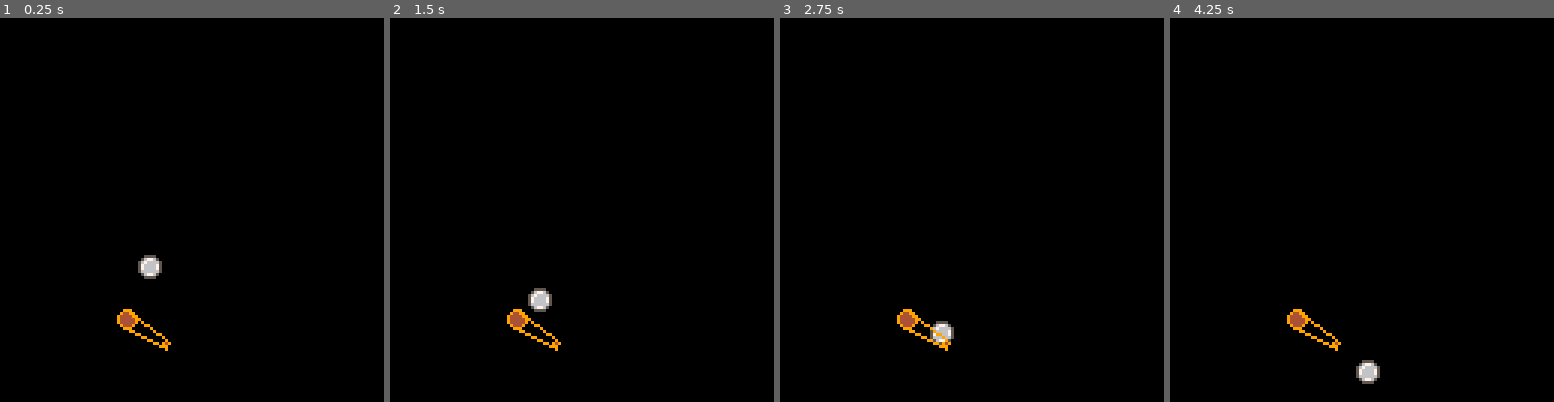
Above: before the commit, frames 1-4 (left to right).
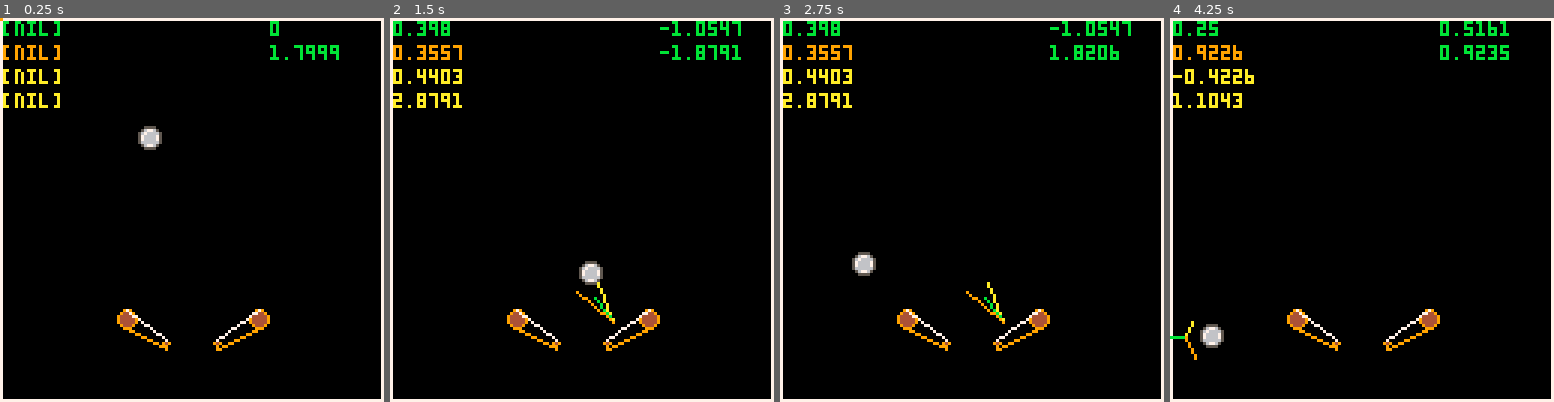
Above: after the commit, the same moments.

Repository: lkingsford/pico8-projects
Game: PICO-8 cartridge pinball1.p8
Same seed, same stepped clock (60 frames per second), same inputs: the game is played once before the commit and once after it.
Inputs:
- Up to frame 1 (0.25 s): no input
- Up to frame 2 (1.5 s): tap X (X key) at 0.33, 1.07 s; tap O (Z key) at 0.7 s
- Up to frame 3 (2.75 s): hold Right 1.6-2.1 s; tap O (Z key) at 1.7, 2.1, 2.5 s; tap X (X key) at 1.85 s; hold Up 2.15-2.42 s; hold Right from 2.47 s (still down)
- Up to frame 4 (4.25 s): tap O (Z key) every 0.4 s from 2.9 to 4.1 s; tap X (X key) at 2.97, 4.08 s; release Right at 3.03 s; hold Left 3.08-3.58 s; hold Down 3.63-3.97 s; hold Right from 4.02 s (still down)

The runs differ from the first frame. In frame 1, 5.6% of the frame differs, in the area x 0-100%, y 0-100%; in frame 2, 6.3%; in frame 3, 6.2%; in frame 4, 6.2%.

Commit message:
Partly working collision

Diff:
--- a/pinball1.p8
+++ b/pinball1.p8
@@ -1,24 +1,28 @@
 pico-8 cartridge // http://www.pico-8.com
 version 32
 __lua__
+--PINBALL1
+--By Lachlan Kingsford
 function _init()
 	pinballs={}
 
 	local p={}
 	p.x=50
 	p.dx=0
-	p.y=80
+	p.y=30
 	p.r=4
 	p.dy=1
 	add(pinballs, p)
 
 	flippers={}
-	--add_flipper(5, 86, 100, 3, 1.5, 16, .16, .3, .075)
+	add_flipper(5, 86, 100, 3, 1.5, 16, .16, .3, .075)
 	add_flipper(4, 42, 100, 3, 1.5, 16, -.16, -.3, .075)
 
-	flipper_thud = 0.7
+	flipper_thud = 0.9
 	ramp_thud = 0.7
 	gravity = 0.1
+
+    show_debug = true
 
 	add_fixed_interactions()
 end
@@ -72,12 +76,19 @@
 		print(normal, 1, 1, 11)
 		print(incident, 1, 9, 9)
 		print(reflection, 1, 17, 10)
-		print(d_distance, 64, 17, 10)
+		print(v, 1, 25, 10)
+		if normal then
+			--stop()
+		end
 	end
 end
 
 function d_pinball(pb)
 	spr(1, pb.x - pb.r, pb.y - pb.r)
+	if show_debug then
+		print(pb.dx, 90, 1, 11)
+		print(pb.dy, 90, 9, 11)
+	end
 end
 
 function d_interact(i)
@@ -100,6 +111,8 @@
 	if btnp(4, 1) then
 		show_debug = not show_debug
 	end
+	-- We're doing interactions on screen memory
+	cls()
 	interactions = {}
 	foreach(flippers, u_flipper)
 
@@ -117,10 +130,11 @@
 	pb.y = new_y
 	-- Use as arg in foreach
 	cur_pb = pb
+    any_bump =false
 	foreach(interactions, interact)
-	--foreach(fixed_interactions, interact)
-
-	pb.dy = 0.3 --+= gravity
+	foreach(fixed_interactions, interact)
+
+	pb.dy += gravity
 end
 
 function interact(i)
@@ -128,30 +142,33 @@
 	-- Check if path line and interaction line intersect
 	-- If not, do nothing
 	-- If so, reflect ball, possibly adding or absorbing
-	if not line_circle_collision(i.x1, i.y1, i.x2, i.y2, cur_pb.x, cur_pb.y, cur_pb.r) then
+    if any_bump then
+        return
+    end
+	if not line_ball_collision(i.x1, i.y1, i.x2, i.y2, cur_pb) then
 		return
 	end
-	normal = (atan2(i.x2-i.x1, i.y2-i.y1) - .25) % 1
-	incident = atan2(cur_pb.dx, cur_pb.dy) - .25
+    any_bump = true
+	normal = ((atan2(i.x1-i.x2, i.y1-i.y2) * -1) + .5) %1
+	incident = -1 * (atan2(cur_pb.dx, cur_pb.dy) - .25) % 1
 	reflection = normal * 2 - incident
 	vold = distance(0, 0, cur_pb.dx, cur_pb.dy)
 	v = vold * i.absorb + i.push
-	-- Roll back last move
-	while line_circle_collision(i.x1, i.y1, i.x2, i.y2, cur_pb.x, cur_pb.y, cur_pb.r) do
-        cur_pb.x -= cur_pb.dx
-        cur_pb.y -= cur_pb.dy
+	while line_ball_collision(i.x1, i.y1, i.x2, i.y2, cur_pb) do
+        cur_pb.x -= cur_pb.dx / 5
+        cur_pb.y -= cur_pb.dy / 5
     end
 	-- Adjust for bounce
 	cur_pb.dx = v * sin(reflection)
 	cur_pb.dy = v * cos(reflection)
 
 	-- All for debug image
-	d_scale = 4
+	d_scale = 5
 	r_ref = {}
 	r_ref.x1 = cur_pb.x
 	r_ref.y1 = cur_pb.y
-	r_ref.x2 = cur_pb.x + v * sin(reflection)
-	r_ref.y2 = cur_pb.y + v * cos(reflection)
+	r_ref.x2 = cur_pb.x + d_scale * v * sin(reflection)
+	r_ref.y2 = cur_pb.y + d_scale * v * cos(reflection)
 	n_ref = {}
 	n_ref.x1 = cur_pb.x
 	n_ref.y1 = cur_pb.y
@@ -174,7 +191,7 @@
 	f.angle = mid(f.angle, t, f.angle + sgn(t - f.angle) * f.speed)
 
 	-- Speed is wrong here - it should be angle * length (?)
-	add_interaction(f.x, f.y - f.r1, f.x + f.length * sin(f.angle), f.y + f.length * cos(f.angle) - f.r2, flipper_thud, f.speed)
+	add_interaction(f.x, f.y - f.r1, f.x + f.length * sin(f.angle), f.y + f.length * cos(f.angle) - f.r2, flipper_thud, 0)
 end
 
 function add_interaction(x1, y1, x2, y2, absorb, push, table)
@@ -190,25 +207,16 @@
 	add(table, i)
 end
 
-function line_circle_collision(x1, y1, x2, y2, cx, cy, r)
-	-- Hopefully this loop is fast enough.
-	-- p picks the amount of segments to test
-	length = distance(x1, y1, x2, y2)
-	theta = atan2(x2-x1, y2-y1)
-	d_distance = 1000
-    printh("------", "collide")
-    printh("Line "..x1..","..y1..'-'..x2..','..y2, "collide")
-    printh("th ".. theta, "collide")
-    printh("le ".. length, "collide")
-	for i = 0, ceil(length) do
-		ix = x1 + i * sin(theta)
-		iy = y1 + i * cos(theta)
-        dist = distance(ix, iy, cx, cy)
-		d_distance = min(dist, d_distance)
-		if d_distance <= r then return true end
-        printh(i..":"..(ix) .. " " .. (iy) .. " " .. (cx) .. " " .. (cy), "collide")
-        printh(dist .. " " .. (d_distance), "collide")
-	end
+function line_ball_collision(x1, y1, x2, y2, ball)
+    rectfill(x1,y1,x2,y2,1)
+    line(x1, y1, x2, y2,10)
+    for x=0,7 do
+        for y=0,7 do
+            if sget(x+8,y) != 0 and pget(ball.x+x-4, ball.y+y-4)==10 then
+                return true
+            end
+        end
+    end
 	return false
 end
 
